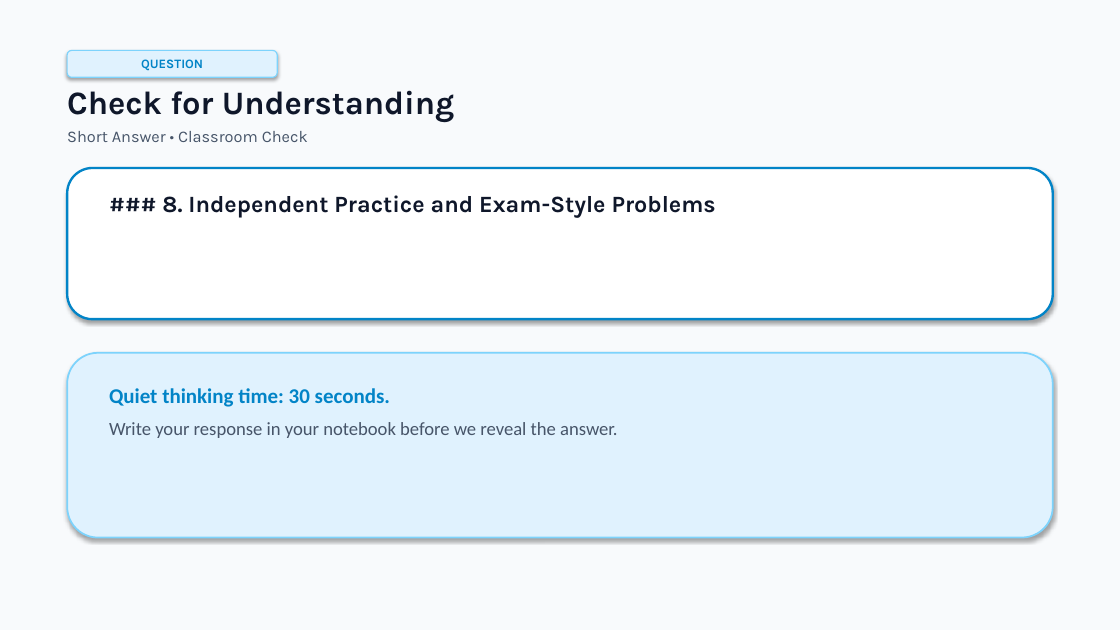
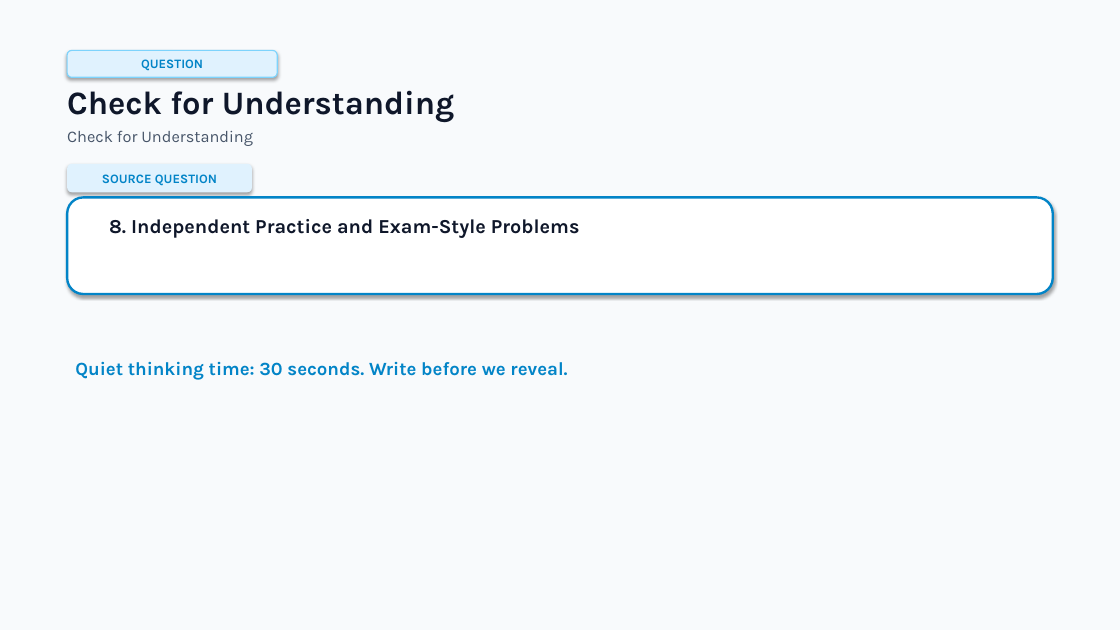
Before and after one commit to usm007/LessonMorph, a slide deck: slide 10 of output/photosynthesis_and_cellular_energy.pptx (slide 29 before the commit). Drawn at 1120x630 pixels with LibreOffice and Linux fonts; fonts in the diff are those of the drawing. Boxes give left, top, right and bottom in pixels: in the first picture for what was removed or moved away, otherwise in the second. Text is boxed around its words. In the diff, an @@ line names an element or a change of style, - is before the commit and + after.

```diff
--- a/output/photosynthesis_and_cellular_energy.pptx
+++ b/output/photosynthesis_and_cellular_energy.pptx
@@ text at bbox=[67, 131, 253, 146]: text changed @@
-Short Answer • Classroom Check
+Check for Understanding
@@ rounded rectangle added at bbox=[67, 164, 252, 192], fill #E0F2FE, 11 pt, text #0284C7, bold @@
+SOURCE QUESTION
@@ rounded rectangle: place and size @@
-rounded rectangle at bbox=[67, 168, 1053, 319]
+rounded rectangle at bbox=[67, 197, 1053, 294]
@@ text at bbox=[109, 219, 580, 238]: text changed; size 20 to 17 pt @@
-### 8. Independent Practice and Exam-Style Problems
+8. Independent Practice and Exam-Style Problems
@@ rounded rectangle removed at bbox=[67, 353, 1053, 538] @@
@@ text at bbox=[75, 361, 567, 380]: text changed; font Calibri to Karla; text colour #475569 to #0284C7; bold on @@
-Quiet thinking time: 30 seconds.
-Write your response in your notebook before we reveal the answer.
+Quiet thinking time: 30 seconds. Write before we reveal.
```
Also in this commit, not shown: 13 other slides changed, 15 slides added, 21 slides removed, 57 other files.
